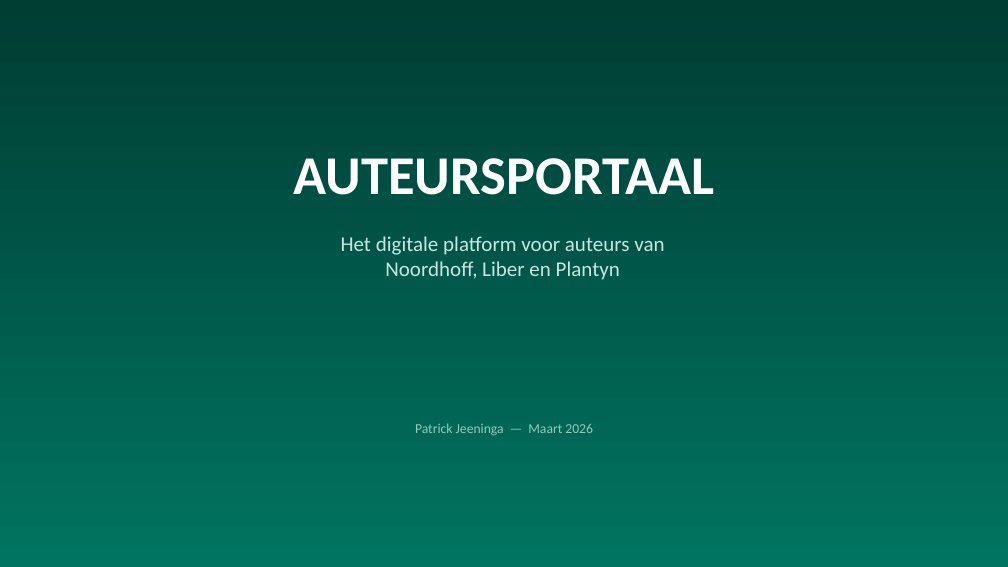
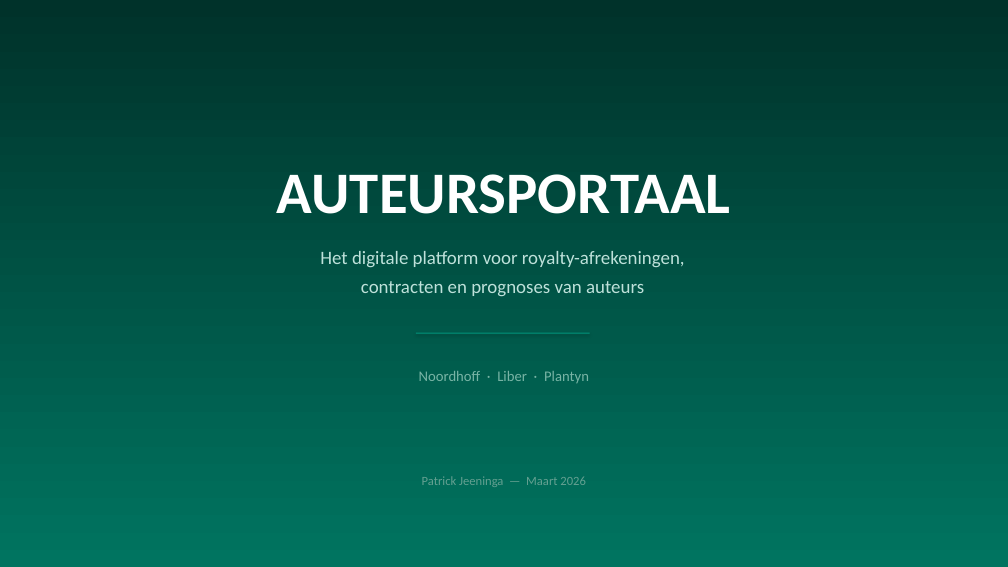
Before and after one commit to SingaporeCity/Royaltyportaal, a slide deck: slide 1 of pitch/Auteursportaal_Pitch.pptx. Drawn at 1008x567 pixels with LibreOffice and Linux fonts; fonts in the diff are those of the drawing. Boxes give left, top, right and bottom in pixels: in the first picture for what was removed or moved away, otherwise in the second. Text is boxed around its words. In the diff, an @@ line names an element or a change of style, - is before the commit and + after.

```diff
--- a/pitch/Auteursportaal_Pitch.pptx
+++ b/pitch/Auteursportaal_Pitch.pptx
@@ rectangle at [0,0,1008,567]: fill gradient #007460 to #003D33 to gradient #007460 to #00322A @@
@@ text "AUTEURSPORTAAL": place and size @@
-text "AUTEURSPORTAAL" at [293,158,714,195]
+text "AUTEURSPORTAAL" at [277,174,731,214]
@@ text "AUTEURSPORTAAL" at [277,174,731,214]: size 52 to 56 pt @@
@@ text at [320,251,685,297]: text changed; size 20 to 18 pt; text colour #C8E6E1 to #BEE1DA @@
-Het digitale platform voor auteurs van
-Noordhoff, Liber en Plantyn
+Het digitale platform voor royalty-afrekeningen,
+contracten en prognoses van auteurs
@@ rectangle added at [416,333,590,333], fill #00967D @@
@@ text added at [419,371,589,383], 14 pt, text #78B4A5 @@
+Noordhoff · Liber · Plantyn
@@ text "Patrick Jeeninga — Maart 2026": place and size @@
-text "Patrick Jeeninga — Maart 2026" at [415,423,593,436]
+text "Patrick Jeeninga — Maart 2026" at [422,476,585,487]
@@ text "Patrick Jeeninga — Maart 2026" at [422,476,585,487]: size 13 to 12 pt, text colour #96C8BE to #64A091 @@
```
Also in this commit, not shown: 4 other slides changed, 8 slides added, 4 slides removed, 1 other file.
